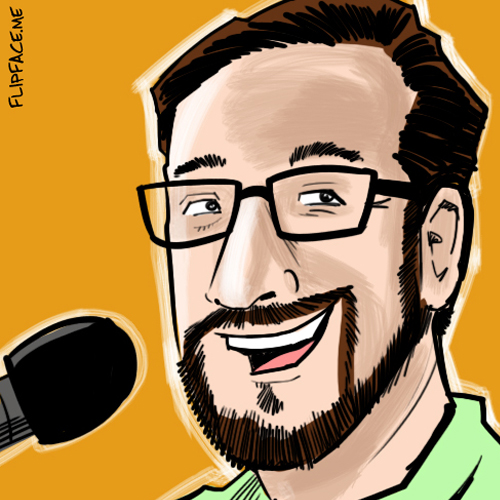
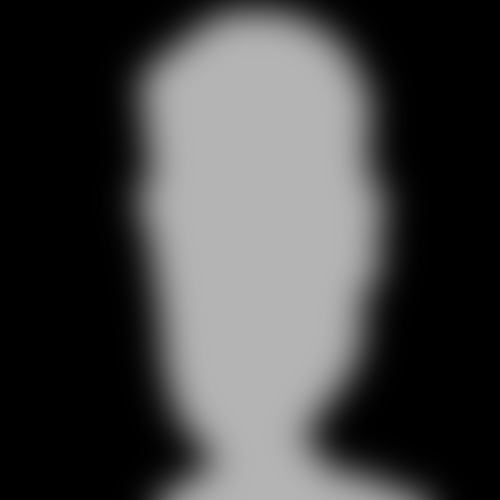
Comparing the layer stacks of the two 500 x 500 images. Changes:
hid "Layer 2" over (0, 0, 500, 500)
added layer "luke" in group "Group 1" over (0, 0, 500, 500)
added layer "Layer 5" in group "Group 1" over (0, 0, 500, 500)
